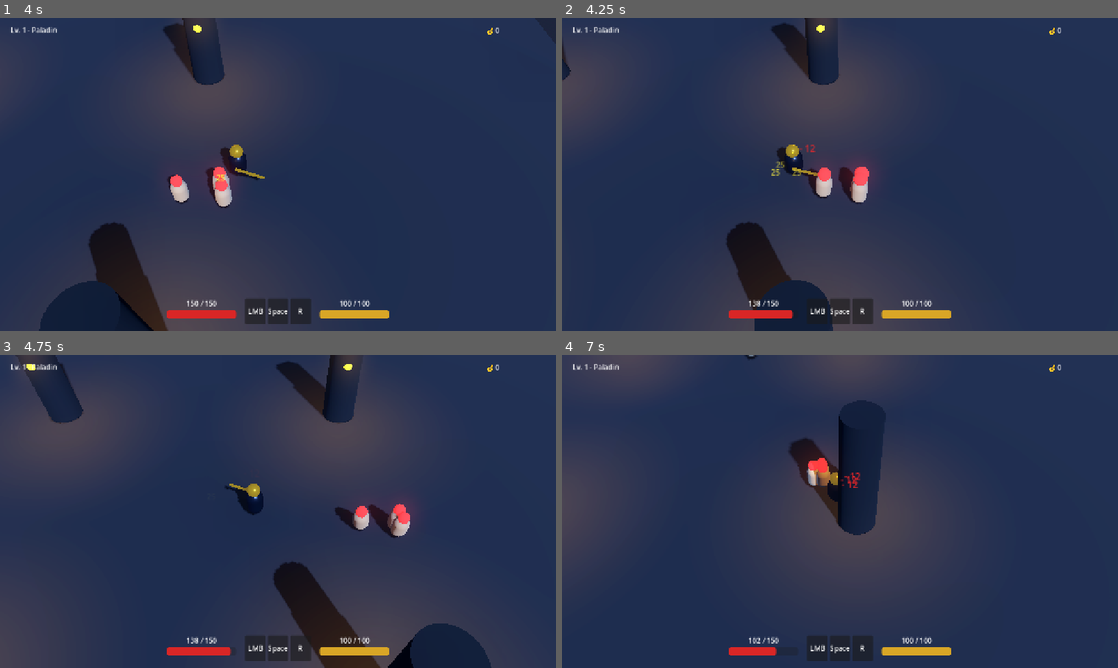
Above: before the commit, frames 1-4 (two rows, left to right).
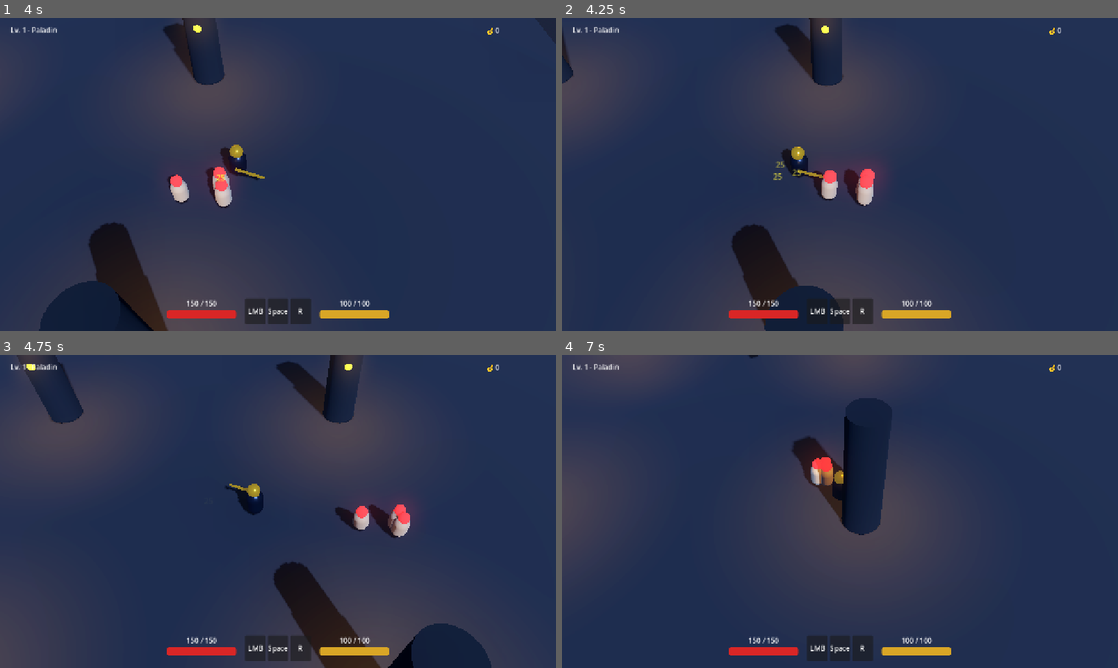
Above: after the commit, the same moments.

Repository: pAXLs/devil_hanter_game
Game: Godot game, scene res://scenes/world/Main.tscn
Same seed, same stepped clock (60 frames per second), same inputs: the game is played once before the commit and once after it.
Inputs (mouse positions are in pixels of both pictures, inside the frame that each line leads up to):
- Up to frame 1 (4 s): move the mouse to (400, 158) at 0.52 s; hold D (move_right) 0.53-1.28 s; tap Space (dash) at 0.6, 1.55, 2.1, 2.85, 3.8 s; move the mouse to (166, 190) at 1.27 s; hold S (move_down) 1.28-2.03 s; click (166, 190) at 1.35 s; move the mouse to (333, 105) at 2.02 s; hold D (move_right) 2.03-2.78 s; move the mouse to (250, 237) at 2.77 s; hold W (move_up) 2.78-3.53 s; move the mouse to (444, 221) at 3.52 s; hold A (move_left) from 3.53 s (still down); click (444, 221) at 3.6 s
- Up to frame 2 (4.25 s): keep holding A (move_left)
- Up to frame 3 (4.75 s): keep holding A (move_left); move the mouse to (111, 464) at 4.27 s; tap Space (dash) at 4.35 s
- Up to frame 4 (7 s): move the mouse to (867, 511) at 5.02 s; release A (move_left) at 5.03 s; hold S (move_down) 5.03-5.78 s; tap Space (dash) at 5.1, 6.05, 6.6 s; move the mouse to (756, 433) at 5.77 s; hold D (move_right) 5.78-6.53 s; click (756, 433) at 5.85 s; move the mouse to (962, 495) at 6.52 s; hold W (move_up) from 6.53 s (still down)

Frame 1 is identical in both runs. In frame 2, 2.4% of the frame differs, in the area x 0-57%, y 0-100%; in frame 3, 0.1%; in frame 4, 1.4%.

Commit message:
fix: remove duplicate enemy hitboxes, add player iframes, prewarm shaders

Diff:
--- a/scenes/enemies/SkeletonEnemy.tscn
+++ b/scenes/enemies/SkeletonEnemy.tscn
@@ -1,8 +1,7 @@
-[gd_scene load_steps=10 format=3 uid="uid://c6j27h1mepw1"]
+[gd_scene load_steps=8 format=3 uid="uid://c6j27h1mepw1"]
 
 [ext_resource type="Script" path="res://scripts/enemies/BaseEnemy.gd" id="1_enemy"]
 [ext_resource type="Script" path="res://scripts/combat/Hurtbox3D.gd" id="2_hurt"]
-[ext_resource type="Script" path="res://scripts/combat/Hitbox3D.gd" id="3_hit"]
 
 [sub_resource type="CapsuleShape3D" id="CapsuleShape3D_root"]
 radius = 0.4
@@ -32,9 +31,6 @@
 radius = 0.25
 height = 0.5
 
-[sub_resource type="BoxShape3D" id="BoxShape3D_atk"]
-size = Vector3(1.0, 1.0, 1.2)
-
 [node name="SkeletonEnemy" type="CharacterBody3D"]
 collision_layer = 4
 collision_mask = 1
@@ -62,14 +58,3 @@
 [node name="Head" type="MeshInstance3D" parent="Visuals"]
 transform = Transform3D(1, 0, 0, 0, 1, 0, 0, 0, 1, 0, 1.4, 0)
 mesh = SubResource("SphereMesh_skull")
-
-[node name="AttackHitbox" type="Area3D" parent="Visuals"]
-transform = Transform3D(1, 0, 0, 0, 1, 0, 0, 0, 1, 0, 0.8, -0.6)
-collision_layer = 16
-collision_mask = 2
-monitoring = false
-script = ExtResource("3_hit")
-damage = 12.0
-
-[node name="CollisionShape3D" type="CollisionShape3D" parent="Visuals/AttackHitbox"]
-shape = SubResource("BoxShape3D_atk")
--- a/scripts/player/PlayerController.gd
+++ b/scripts/player/PlayerController.gd
@@ -30,10 +30,13 @@
 var is_attacking: bool = false
 var attack_cd_timer: float = 0.0
 var can_act: bool = true
+var invuln_timer: float = 0.0
+@export var invuln_duration: float = 0.35 # Post-damage i-frames to prevent multiple hits
 
 # References
 @onready var visuals: Node3D = $Visuals
 @onready var hurtbox: Area3D = $Hurtbox3D
+@onready var body_mesh: MeshInstance3D = $Visuals/Body
 @onready var weapon_pivot: Node3D = $Visuals/WeaponPivot
 @onready var slash_arc: MeshInstance3D = $Visuals/SlashArc
 @onready var animation_player: AnimationPlayer = $AnimationPlayer
@@ -70,7 +73,12 @@
 	slash_material.cull_mode = BaseMaterial3D.CULL_DISABLED
 
 	slash_arc.material_override = slash_material
-	slash_arc.visible = false
+	slash_arc.visible = true
+	# Pre-warm GPU pipeline with transparent alpha on first frame
+	slash_material.albedo_color.a = 0.001
+	await get_tree().process_frame
+	if is_instance_valid(slash_arc):
+		slash_arc.visible = false
 
 func _build_forward_crescent_mesh(inner_r: float, outer_r: float, angle_deg: float) -> ArrayMesh:
 	var arr_mesh := ArrayMesh.new()
@@ -127,6 +135,8 @@
 		dash_cd_timer -= delta
 	if attack_cd_timer > 0.0:
 		attack_cd_timer -= delta
+	if invuln_timer > 0.0:
+		invuln_timer -= delta
 
 	if is_dashing:
 		_process_dash(delta)
@@ -306,12 +316,22 @@
 			collider.take_damage(65.0, true, self, knock_dir * 18.0)
 
 func _on_received_damage(amount: float, is_crit: bool, source: Node3D, knockback: float) -> void:
+	if invuln_timer > 0.0 or is_dashing:
+		return
+
+	invuln_timer = invuln_duration
 	health = max(0.0, health - amount)
 	Global.player_health_changed.emit(health, max_health)
 	Global.damage_spawned.emit(global_position + Vector3.UP * 1.8, int(amount), is_crit, true)
 
 	if camera and camera.has_method("shake"):
 		camera.shake(0.25, 0.15)
+
+	# Flash player body red
+	if body_mesh:
+		var tween := create_tween()
+		tween.tween_property(body_mesh, "scale", Vector3(1.2, 0.85, 1.2), 0.08)
+		tween.tween_property(body_mesh, "scale", Vector3.ONE, 0.08)
 
 	if source:
 		var knock_dir := (global_position - source.global_position).normalized()
--- a/scripts/ui/DamageNumbersManager.gd
+++ b/scripts/ui/DamageNumbersManager.gd
@@ -3,6 +3,18 @@
 
 func _ready() -> void:
 	Global.damage_spawned.connect(_spawn_number)
+	_prewarm_shaders()
+
+func _prewarm_shaders() -> void:
+	# Offscreen invisible label to pre-compile Godot's text/font renderer and shaders
+	var dummy := Label.new()
+	dummy.text = "- 99!"
+	dummy.position = Vector2(-9999, -9999)
+	dummy.modulate = Color(1, 1, 1, 0.01)
+	add_child(dummy)
+	await get_tree().process_frame
+	if is_instance_valid(dummy):
+		dummy.queue_free()
 
 func _spawn_number(pos: Vector3, amount: int, is_crit: bool, is_player_damage: bool = false) -> void:
 	var camera := get_viewport().get_camera_3d()
@@ -18,12 +30,10 @@
 	label.z_index = 100
 
 	if is_player_damage:
-		# Player took damage: distinct crimson red with minus sign
 		label.text = "- " + str(amount)
 		label.modulate = Color(1.0, 0.15, 0.15, 1.0)
 		label.scale = Vector2(1.3, 1.3)
 	else:
-		# Enemy took damage: Gold for normal, Fiery orange for crits
 		label.text = str(amount) + ("!" if is_crit else "")
 		if is_crit:
 			label.modulate = Color(1.0, 0.45, 0.1, 1.0)
